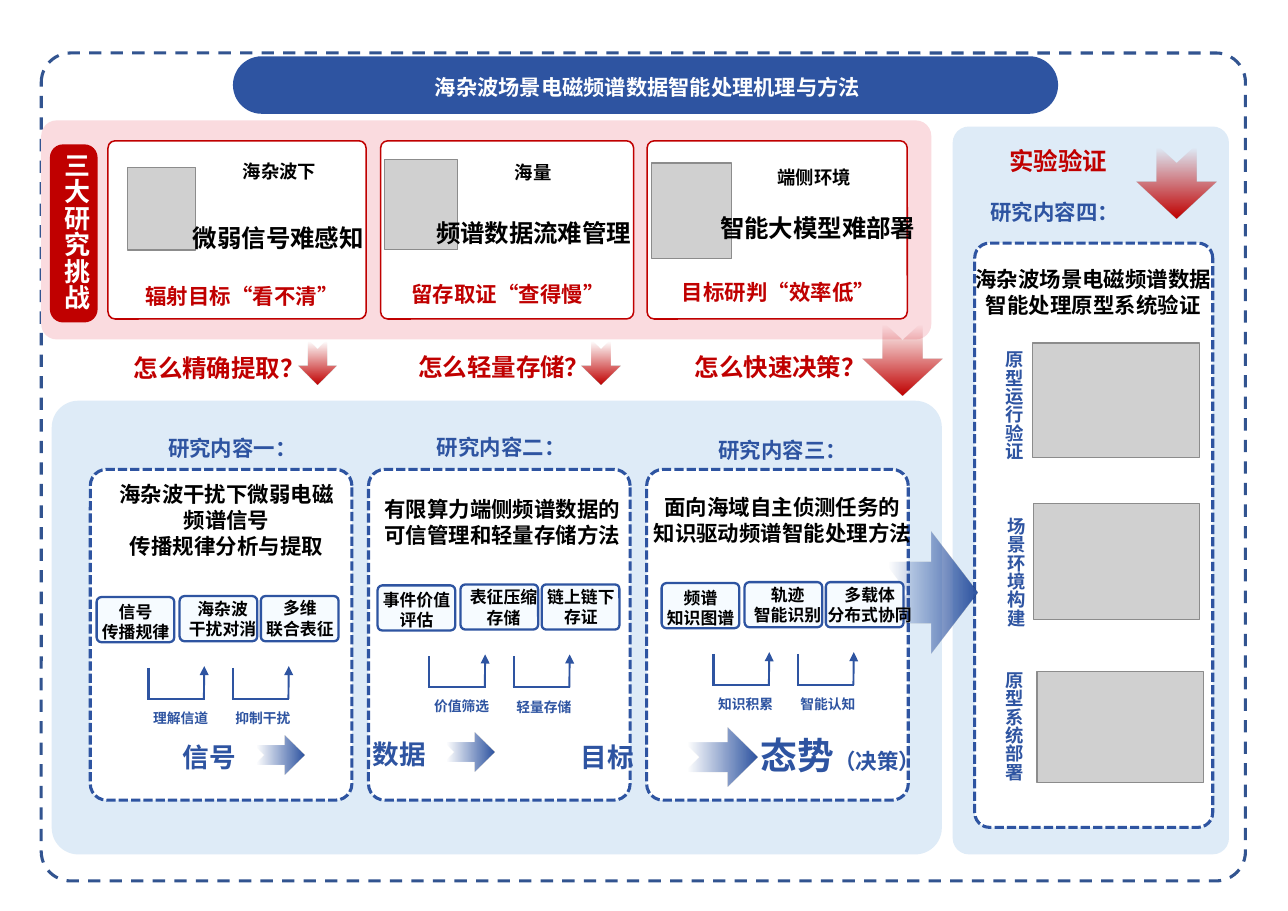
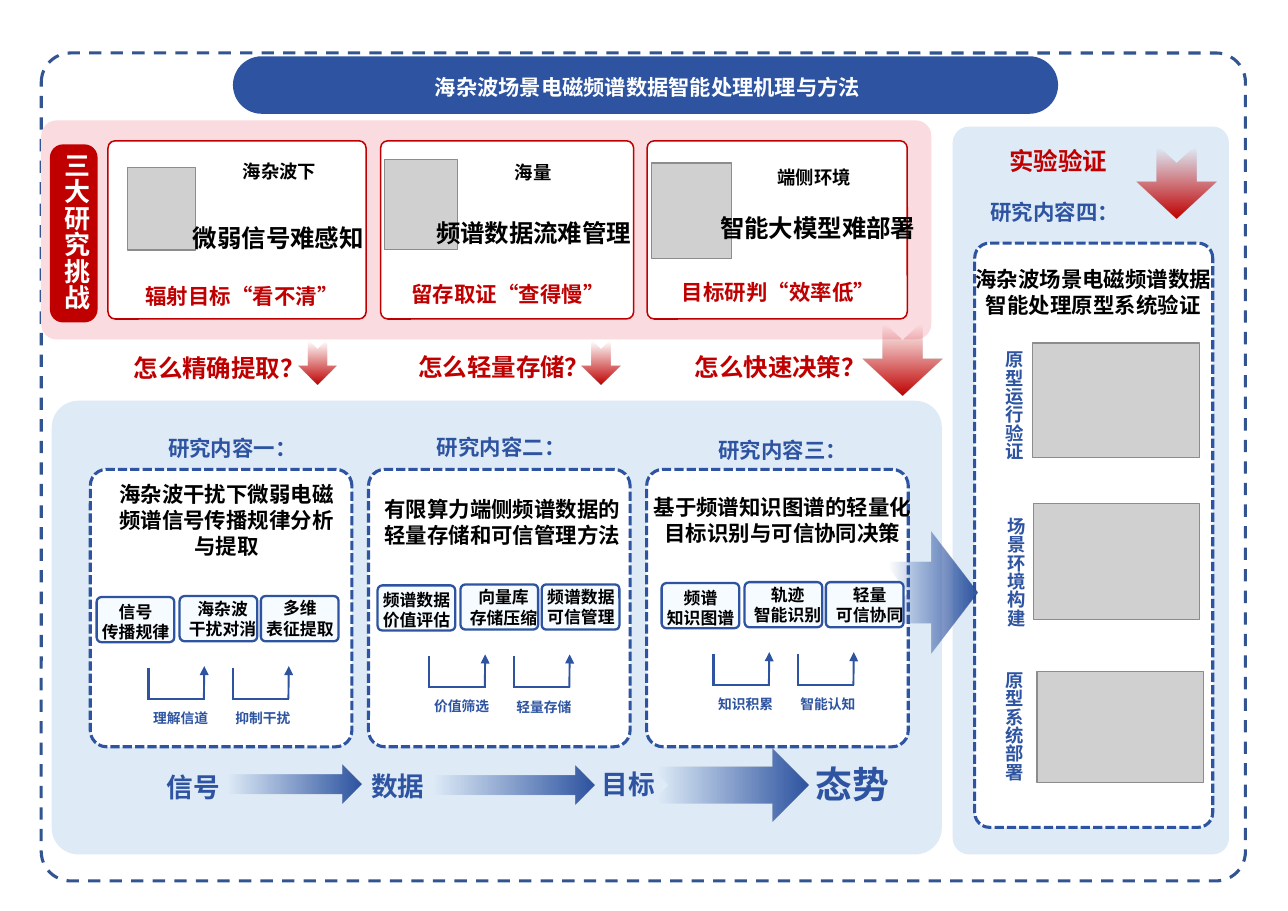
Before and after one commit to yeshu8zpf/NSFC_MCI, a slide deck: slide 1 of 军民融合/ppt/0B.pptx. Drawn at 1288x911 pixels with LibreOffice and Linux fonts; fonts in the diff are those of the drawing; grey boxes stand for pictures. Boxes give left, top, right and bottom in pixels: in the first picture for what was removed or moved away, otherwise in the second. Text is boxed around its words. In the diff, an @@ line names an element or a change of style, - is before the commit and + after.

```diff
--- a/军民融合/ppt/0B.pptx
+++ b/军民融合/ppt/0B.pptx
@@ rounded rectangle: place and size @@
-rounded rectangle at (90, 469, 353, 800)
+rounded rectangle at (90, 469, 353, 747)
@@ rounded rectangle: place and size @@
-rounded rectangle at (369, 469, 631, 800)
+rounded rectangle at (369, 469, 631, 747)
@@ rounded rectangle: place and size @@
-rounded rectangle at (647, 469, 909, 800)
+rounded rectangle at (647, 469, 909, 747)
@@ text at (119, 483, 334, 556): text changed @@
-海杂波干扰下微弱电磁频谱信号
-传播规律分析与提取
+海杂波干扰下微弱电磁频谱信号传播规律分析与提取
@@ text at (384, 499, 620, 545): text changed @@
-有限算力端侧频谱数据的
-可信管理和轻量存储方法
+有限算力端侧频谱数据的轻量存储和可信管理方法
@@ text at (654, 493, 911, 543): text changed @@
-面向海域自主侦测任务的
-知识驱动频谱智能处理方法
+基于频谱知识图谱的轻量化目标识别与可信协同决策
@@ text at (383, 589, 450, 631): text changed @@
-事件价值评估
+频谱数据
+价值评估
@@ text at (470, 589, 537, 629): text changed @@
-表征压缩存储
+向量库
+存储压缩
@@ text at (547, 586, 614, 625): text changed @@
-链上链下存证
+频谱数据
+可信管理
@@ text at (836, 584, 903, 626): text changed @@
-多载体
-分布式协同
+轻量
+可信协同
@@ text at (266, 620, 333, 637): text changed @@
-联合表征
+表征提取
@@ notched right arrow: place and size @@
-notched right arrow at (685, 727, 758, 787)
+notched right arrow at (650, 748, 809, 821)
@@ text "信号": place and size @@
-text "信号" at (182, 744, 235, 770)
+text "信号" at (166, 774, 219, 800)
@@ notched right arrow: place and size @@
-notched right arrow at (255, 736, 304, 775)
+notched right arrow at (221, 765, 362, 803)
@@ text "数据": place and size @@
-text "数据" at (373, 741, 426, 767)
+text "数据" at (371, 773, 424, 799)
@@ notched right arrow: place and size @@
-notched right arrow at (445, 733, 495, 771)
+notched right arrow at (426, 766, 595, 804)
@@ text "目标" rewrapped from (581, 739, 634, 774) to (602, 771, 655, 797) @@
@@ text at (816, 766, 889, 801): text changed; size 14 to 24 pt @@
-态势（决策）
+态势
```
Also in this commit, not shown: 1 other file.
